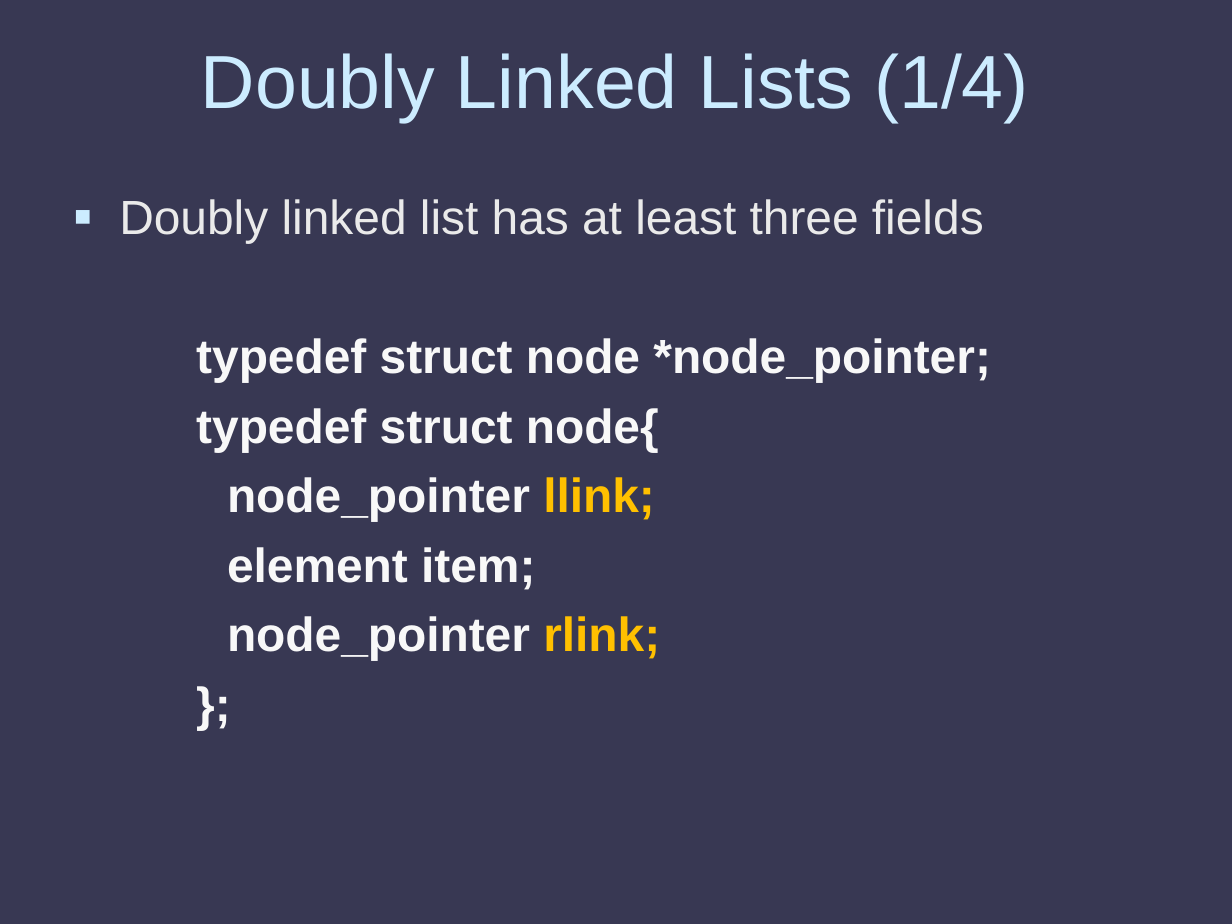
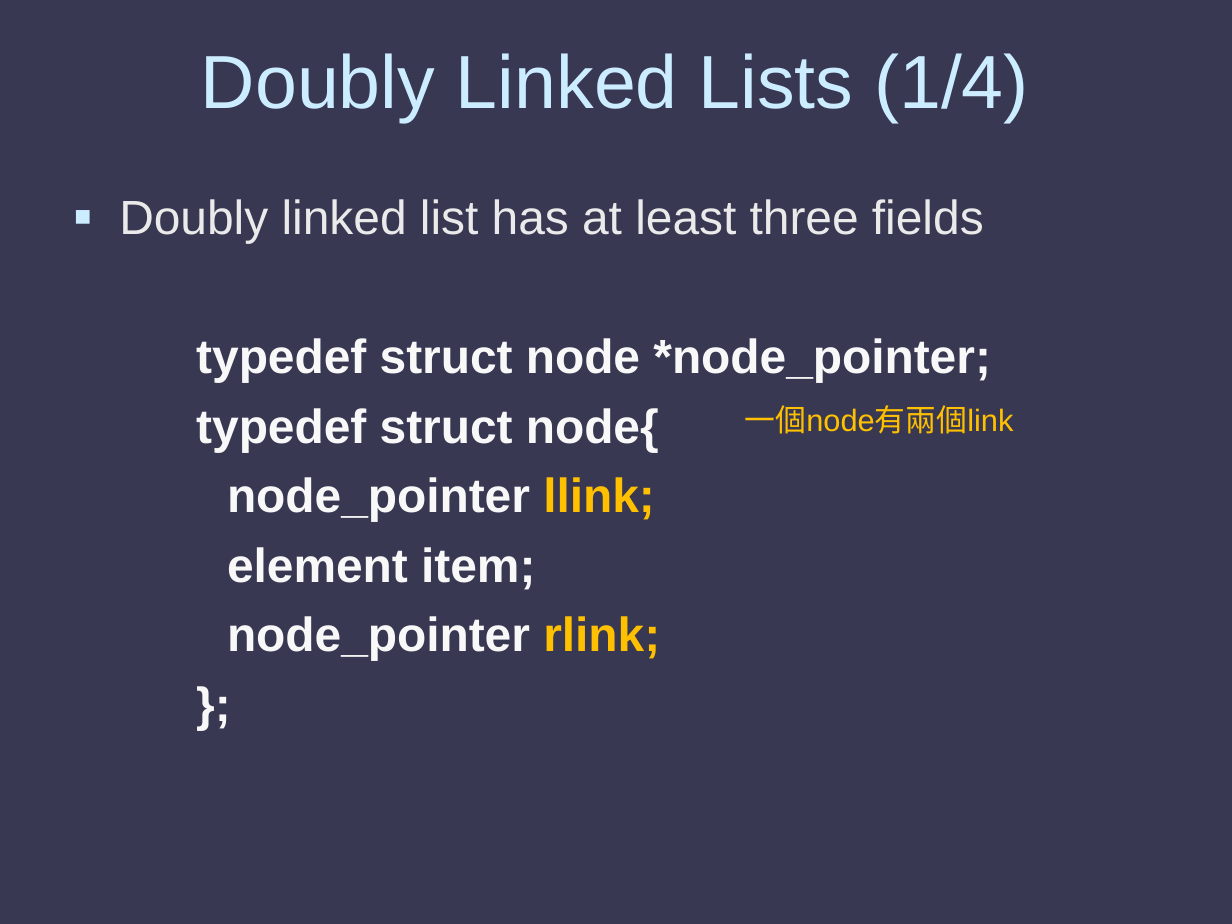
Before and after one commit to weberlu88/2020-NCU-CS-DataStructure, a slide deck: slide 31 of PPT/CH4-3_2020-2.ppt. Drawn at 1232x924 pixels with LibreOffice and Linux fonts; fonts in the diff are those of the drawing. Boxes give left, top, right and bottom in pixels: in the first picture for what was removed or moved away, otherwise in the second. Text is boxed around its words. In the diff, an @@ line names an element or a change of style, - is before the commit and + after.

```diff
--- a/PPT/CH4-3_2020-2.ppt
+++ b/PPT/CH4-3_2020-2.ppt
@@ text added at (745,405,1014,434), 18 pt, text #FFC000 @@
+一個node有兩個link
```
Also in this commit, not shown: 7 other slides changed, 2 other files.
